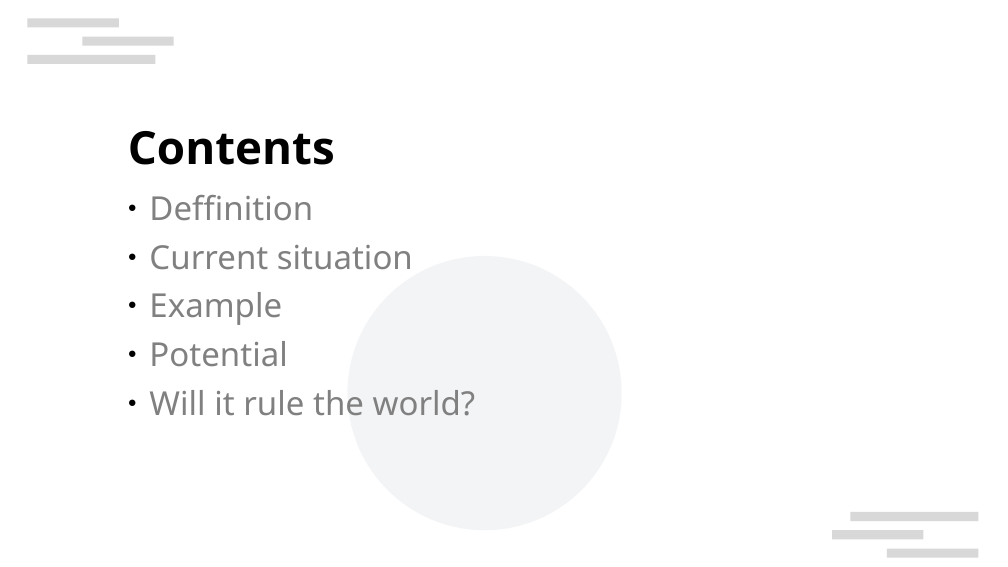
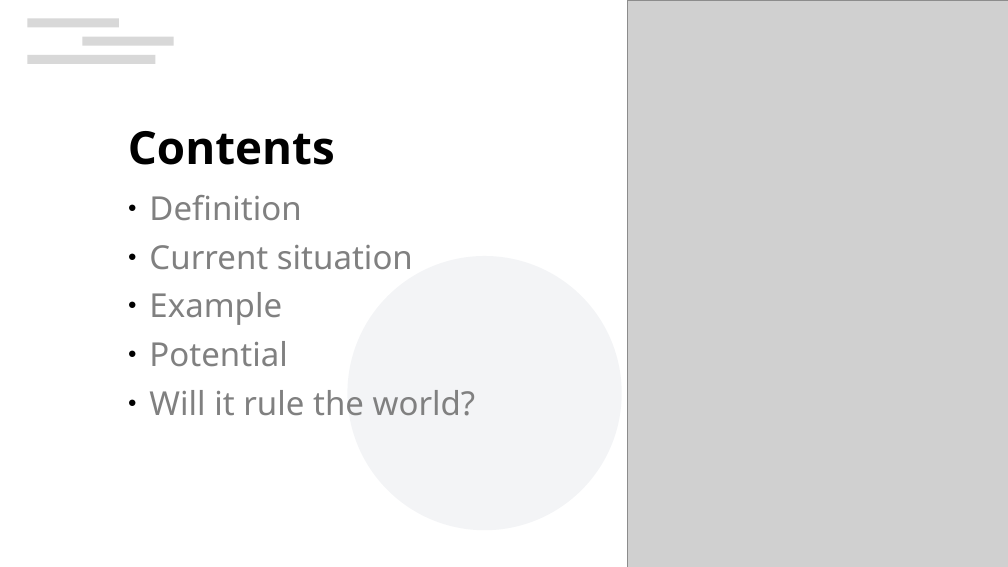
Before and after one commit to Surferlul/EnglishPresAI, a slide deck: slide 2 of AI.odp. Drawn at 1008x567 pixels with LibreOffice and Linux fonts; fonts in the diff are those of the drawing; grey boxes stand for pictures; background and template pictures are left out. Boxes give left, top, right and bottom in pixels: in the first picture for what was removed or moved away, otherwise in the second. Text is boxed around its words. In the diff, an @@ line names an element or a change of style, - is before the commit and + after.

```diff
--- a/AI.odp
+++ b/AI.odp
@@ picture added at (627,0,1008,567) @@
@@ text at (149,195,301,220): text changed @@
-● Deffinition
+● Definition
@@ rectangle removed at (832,531,924,540) @@
@@ rectangle removed at (851,512,979,521) @@
@@ rectangle removed at (887,549,979,558) @@
```
Also in this commit, not shown: 2 other slides changed, 3 slides added, 6 slides removed, 2 other files.
